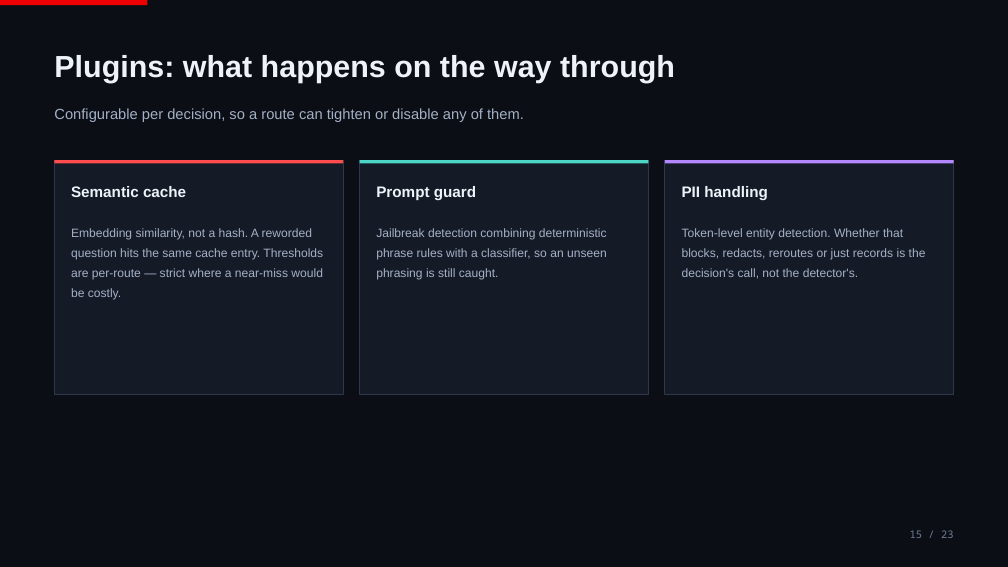
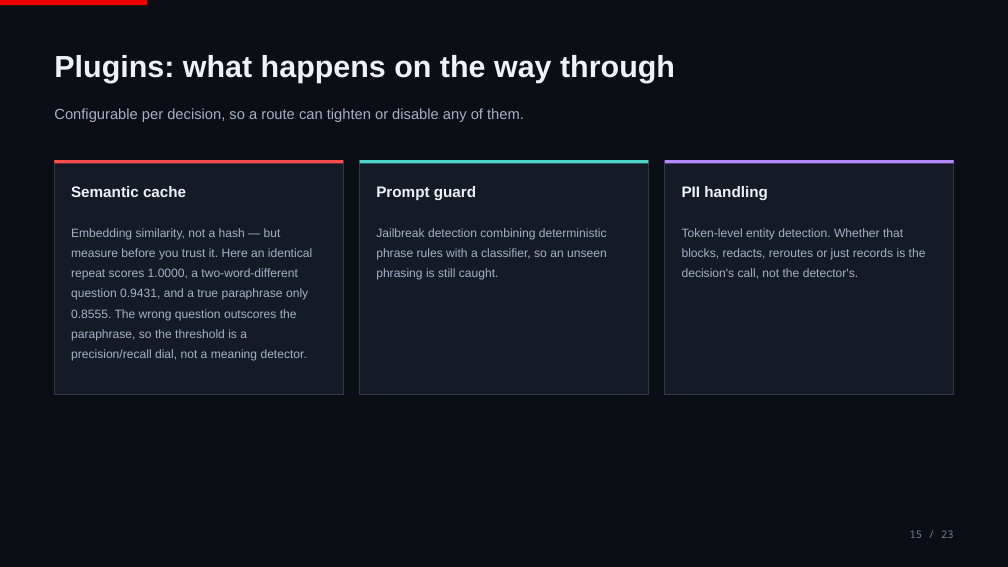
Before and after one commit to ritzshah/vllm-semantic-router-demo, a slide deck: slide 15 of docs/presentation/vLLM-Semantic-Router.pptx. Drawn at 1008x567 pixels with LibreOffice and Linux fonts; fonts in the diff are those of the drawing. Boxes give left, top, right and bottom in pixels: in the first picture for what was removed or moved away, otherwise in the second. Text is boxed around its words. In the diff, an @@ line names an element or a change of style, - is before the commit and + after.

```diff
--- a/docs/presentation/vLLM-Semantic-Router.pptx
+++ b/docs/presentation/vLLM-Semantic-Router.pptx
@@ text at (71, 228, 312, 361): text changed @@
-Embedding similarity, not a hash. A reworded question hits the same cache entry. Thresholds are per-route — strict where a near-miss would be costly.
+Embedding similarity, not a hash — but measure before you trust it. Here an identical repeat scores 1.0000, a two-word-different question 0.9431, and a true paraphrase only 0.8555. The wrong question outscores the paraphrase, so the threshold is a precision/recall dial, not a meaning detector.
```
Also in this commit, not shown: 2 other slides changed, 1 other file.
